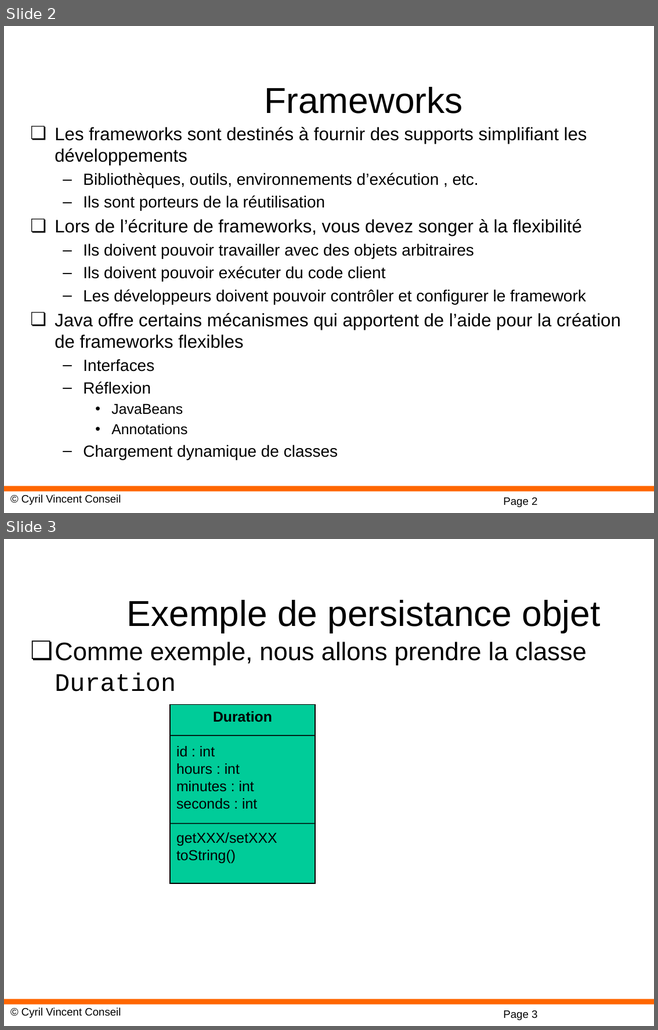
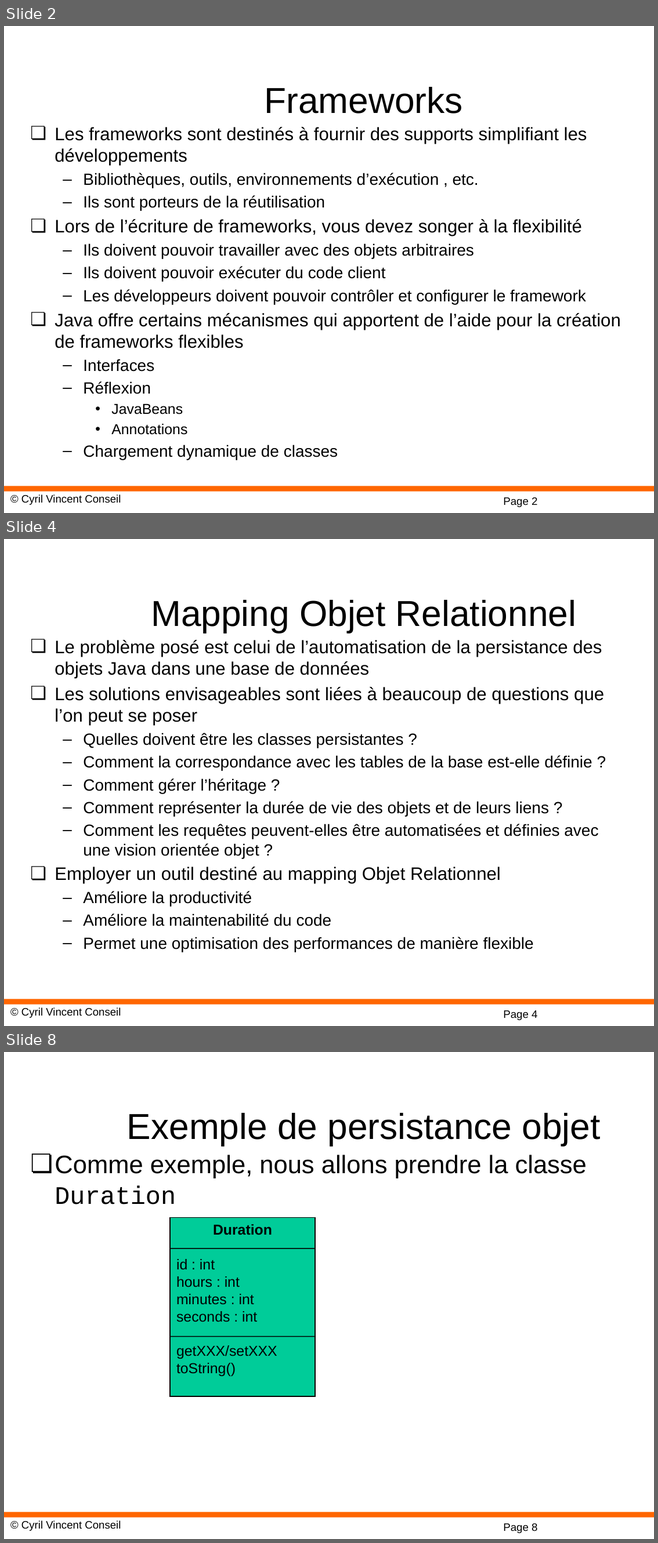
Before and after one commit to cyrilvincent/spring, a slide deck: ppt/Spring-06-SpringJPAH2.pptx. Shown one above the other, each under a label of ours: slides 2 and 3 before the commit, slides 2, 4 and 8 after it; the slides between them are not shown. The pictures are 658x1030 and 658x1543 pixels, drawn with LibreOffice and Linux fonts; fonts in the diff are those of the drawing; background and template pictures are left out. Boxes give left, top, right and bottom in pixels: in the first picture for what was removed or moved away, otherwise in the second. Text is boxed around its words. In the diff, an @@ line names an element or a change of style, - is before the commit and + after.

```diff
--- a/ppt/Spring-06-SpringJPAH2.pptx
+++ b/ppt/Spring-06-SpringJPAH2.pptx
@@ slide 4 added at [4,539,654,1026], background #FFFFFF; not listed: 3 template elements that a slide beside it also shows @@
@@ title added at [151,600,576,633], 40 pt, text #000000 @@
+Mapping Objet Relationnel
@@ text added at [54,640,604,952], 18 pt, text #000000 @@
+❏ Le problème posé est celui de l’automatisation de la persistance des objets Java dans une base de données
+❏ Les solutions envisageables sont liées à beaucoup de questions que l’on peut se poser
+  – Quelles doivent être les classes persistantes ?
+  – Comment la correspondance avec les tables de la base est-elle définie ?
+  – Comment gérer l’héritage ?
+  – Comment représenter la durée de vie des objets et de leurs liens ?
+  – Comment les requêtes peuvent-elles être automatisées et définies avec une vision orientée objet ?
+❏ Employer un outil destiné au mapping Objet Relationnel
+  – Améliore la productivité
+  – Améliore la maintenabilité du code
+  – Permet une optimisation des performances de manière flexible
@@ what was slide 3 is now slide 8 @@
@@ page number at [503,1524,537,1533]: text changed @@
-Page 3
+Page 8
```
Also in this commit, not shown: 4 other slides added, 10 other files.
